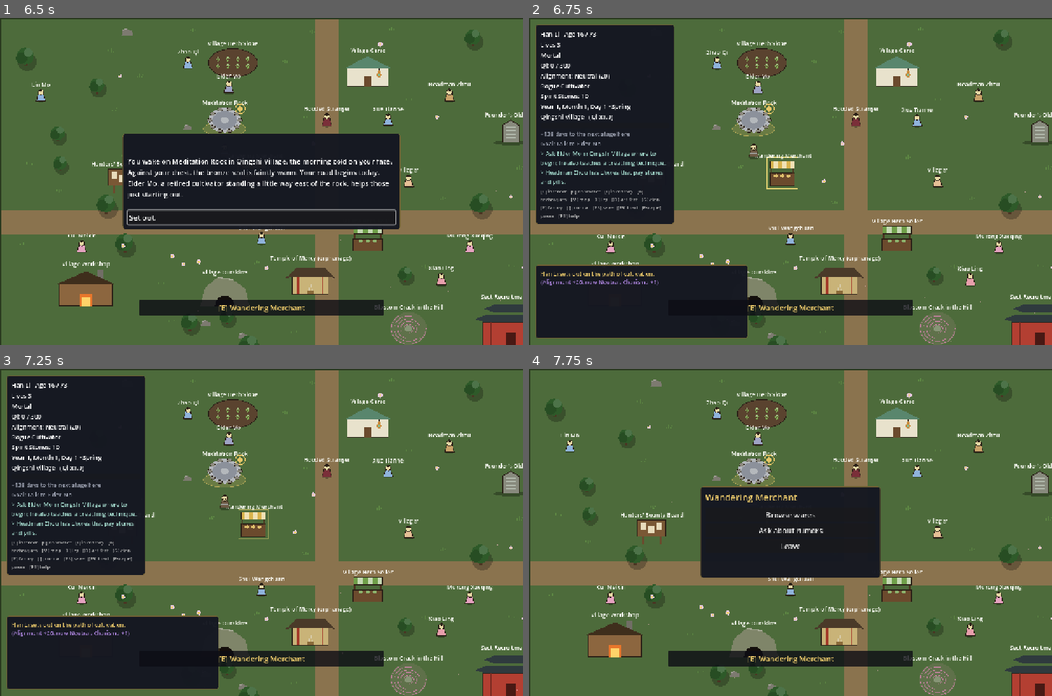
Above: before the commit, frames 1-4 (two rows, left to right).
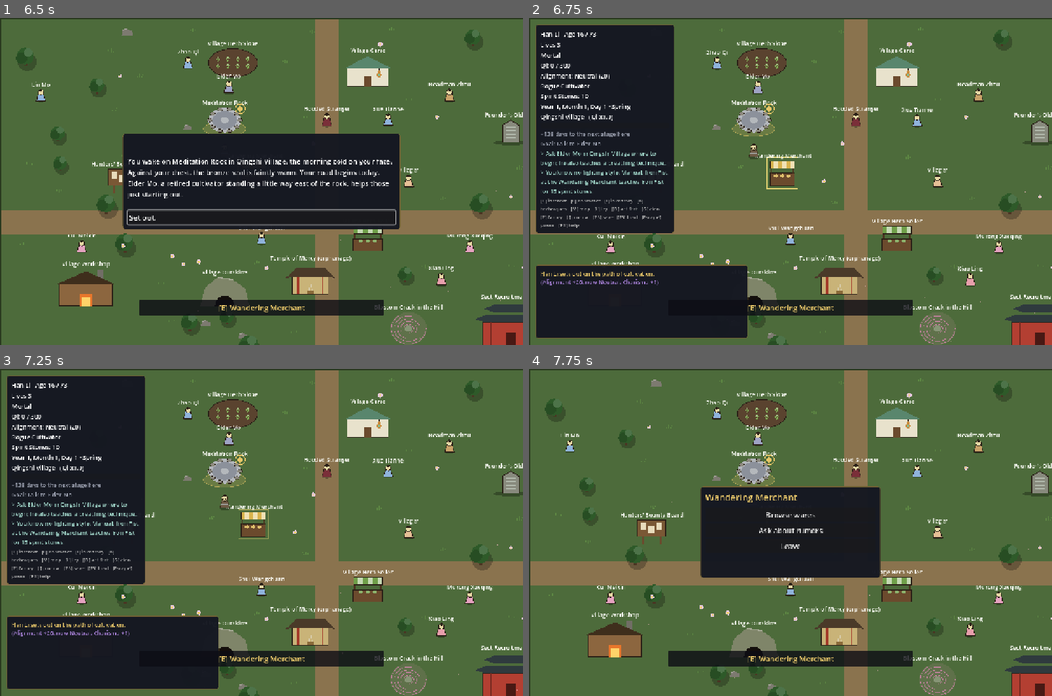
Above: after the commit, the same moments.

Repository: samridghimire/cultivation-game
Game: Godot game, scene res://src/ui/main_menu.tscn
Same seed, same stepped clock (60 frames per second), same inputs: the game is played once before the commit and once after it.
Inputs (mouse positions are in pixels of both pictures, inside the frame that each line leads up to):
- Up to frame 1 (6.5 s): click "New Game" at 0.5 s; click "Begin" at 1.25 s; click "Reach for it." at 2 s; click "Protect those who cannot prot…" at 2.75 s; click "What are you?" at 3.5 s; click "Why me?" at 4.25 s; click "What are you?" at 5 s; click "..." at 5.75 s
- Up to frame 2 (6.75 s): click "Set out." at 6.5 s
- Up to frame 3 (7.25 s): no input
- Up to frame 4 (7.75 s): tap Enter at 7.25 s; move the mouse to (905, 516) at 7.27 s; hold D (move_right) from 7.28 s (still down); hold E (interact) from 7.28 s (still down); click (905, 516) at 7.42 s; tap H at 7.55 s

Frame 1 is identical in both runs. In frame 2, 1.6% of the frame differs, in the area x 1-28%, y 46-66%; in frame 3, 1.6%; in frame 4, nothing differs.

Commit message:
[GUIDE-019] Your first fighting style
Guidance.first_combat_manual/first_combat_hint name the cheapest combat manual a
merchant in the region sells; the hint survives the breathing technique and Combat.loss_advice
says when no fighting style is known.

Follow-ups: MENTOR-003 can reuse first_combat_hint.

Co-Authored-By: Claude Sonnet 5.5 <noreply@anthropic.com>
Claude-Session: https://claude.ai/code/session_01E9jRCQ9NPDhhofQMxmaW42

Diff:
--- a/src/core/systems/combat.gd
+++ b/src/core/systems/combat.gd
@@ -338,6 +338,14 @@
 		advice = "You barely scratch %s: a better weapon or training your attack technique would help." % foe
 	else:
 		advice = "%s was the stronger fighter today; practice your techniques and come back." % foe_cap
+	var knows_combat := false
+	for tech_id in c.techniques:
+		var tech: TechniqueDef = data.techniques.get(tech_id)
+		if tech != null and tech.kind == "combat":
+			knows_combat = true
+			break
+	if not knows_combat:
+		advice += " You know no fighting style yet; a technique manual would help."
 	for item_id in c.inventory:
 		if c.item_count(item_id) > 0 and CombatTalismans.is_combat_talisman(data, item_id) and not c.readied_talismans.has(item_id):
 			advice += " Readied talismans can turn a fight."
--- a/src/core/systems/guidance.gd
+++ b/src/core/systems/guidance.gd
@@ -70,8 +70,12 @@
 			out.append(delivery)
 	if c.professions.is_empty():
 		out.append("Work at a workshop to learn a profession and earn spirit stones.")
-	if c.techniques.is_empty() and c.realm_index > NEWCOMER_MAX_REALM:
-		out.append(TECHNIQUE_HINT)
+	if c.realm_index > NEWCOMER_MAX_REALM:
+		var fighting := first_combat_hint(c, data, region_id)
+		if fighting != "":
+			out.append(fighting)
+		elif c.techniques.is_empty():
+			out.append(TECHNIQUE_HINT)
 	for hint in [_dao_hint(c, data), _abode_hint(c, data), _family_hint(c, data, people)]:
 		if hint != "":
 			out.append(hint)
@@ -590,6 +594,51 @@
 	return ""
 
 
+## The cheapest combat-technique manual `c` could learn (GUIDE-019), or {} when
+## they already know a combat technique. Prefers a merchant in `region_id`
+## ({item, technique, merchant, price}); else the cheapest manual with any known
+## source ({item, technique, merchant: "", price, source}).
+static func first_combat_manual(c: CharacterData, data: GameData, region_id: String) -> Dictionary:
+	for tech_id in c.techniques:
+		var known: TechniqueDef = data.techniques.get(tech_id)
+		if known != null and known.kind == "combat":
+			return {}
+	var best: Dictionary = {}
+	var places: Array = data.regions.get(region_id, {}).get("places", [])
+	var anywhere: Dictionary = {}
+	for tech: TechniqueDef in data.techniques.values():
+		if tech.kind != "combat" or tech.manual_item == "" or not data.items.has(tech.manual_item):
+			continue
+		if data.realm_index_of(tech.min_realm) > c.realm_index:
+			continue
+		var item: Dictionary = data.items[tech.manual_item]
+		var price := int(item.get("price", 0))
+		for place: Dictionary in places:
+			if place.get("type", "") != "merchant":
+				continue
+			if c.alignment < int(place.get("min_alignment", -1000000)) or c.alignment > int(place.get("max_alignment", 1000000)):
+				continue
+			if not Items.merchant_sells(data, item, place.get("stock_tags", []), int(place.get("max_price", 0))):
+				continue
+			if best.is_empty() or price < int(best["price"]) or (price == int(best["price"]) and tech.manual_item < String(best["item"])):
+				best = {"item": tech.manual_item, "technique": tech.id, "merchant": String(place.get("display_name", "a merchant")), "price": price}
+		if Items.has_known_source(data, tech.manual_item):
+			if anywhere.is_empty() or price < int(anywhere["price"]) or (price == int(anywhere["price"]) and tech.manual_item < String(anywhere["item"])):
+				anywhere = {"item": tech.manual_item, "technique": tech.id, "merchant": "", "price": price, "source": Items.sources(data, tech.manual_item)[0]}
+	return best if not best.is_empty() else anywhere
+
+
+## "You know no fighting style..." naming where to get one, or "" (GUIDE-019).
+static func first_combat_hint(c: CharacterData, data: GameData, region_id: String) -> String:
+	var found := first_combat_manual(c, data, region_id)
+	if found.is_empty():
+		return ""
+	var manual: String = data.items[found["item"]]["name"]
+	if String(found["merchant"]) != "":
+		return "You know no fighting style. %s at the %s teaches %s for %d spirit stones." % [manual, found["merchant"], data.techniques[found["technique"]].name, int(found["price"])]
+	return "You know no fighting style. Look for the %s (%s)." % [manual, found["source"]]
+
+
 ## First-steps pointers for Mortal and Qi Refining players, most useful first.
 static func _newcomer_hints(c: CharacterData, data: GameData, flags: Dictionary, region_id: String) -> PackedStringArray:
 	var out: PackedStringArray = []
@@ -610,6 +659,9 @@
 			if c.item_count(item_id) > 0 and float(fx.get("qi", 0.0)) > 0.0 and not harmful:
 				out.append("Use your %s (Inventory, I) to gather qi at once." % item["name"])
 				break
+	var fighting := first_combat_hint(c, data, region_id)
+	if fighting != "":
+		out.append(fighting)
 	if region_id == CHORE_REGION:
 		for deed: Dictionary in data.deeds.values():
 			if String(deed["id"]).begins_with("chore_") and not flags.get(String(deed.get("blocked_by_flag", "")), false):
--- a/tests/unit/test_combat.gd
+++ b/tests/unit/test_combat.gd
@@ -303,3 +303,13 @@
 	var cases := [[0.95, "Weak"], [0.9, "Weak"], [0.8, "Even"], [0.7, "Even"], [0.6, "Risky"], [0.5, "Risky"], [0.3, "Dangerous"], [0.15, "Dangerous"], [0.1, "Deadly"]]
 	for pair: Array in cases:
 		assert_eq(Combat.label_for_chance(pair[0]), pair[1], "chance %s" % pair[0])
+
+
+func test_loss_advice_mentions_missing_fighting_style() -> void:
+	var c := new_character()
+	var lost := {"victory": false, "draw": false, "escaped": false}
+	var foe := _foe("mortal", 0, 0, 0, 0)
+	c.techniques = {}
+	assert_true(Combat.loss_advice(c, data(), foe, lost).contains("no fighting style"))
+	c.techniques = {"iron_fist": {"level": 1, "xp": 0.0}}
+	assert_false(Combat.loss_advice(c, data(), foe, lost).contains("no fighting style"))
--- a/tests/unit/test_guidance.gd
+++ b/tests/unit/test_guidance.gd
@@ -289,7 +289,8 @@
 	c.techniques["azure_cloud_heart_sutra"] = {"level": 1, "xp": 0.0}
 	var hints := Guidance.hints(c, data(), 1.0, 20)
 	assert_true(_has(hints, "you know the Azure Cloud Heart Sutra"))
-	assert_false(_has(hints, "Look for the"))
+	for h in hints:
+		assert_false(h.contains("Look for the") and not h.contains("no fighting style"), h)
 
 
 func test_method_hint_warns_before_outgrowing_and_is_absent_when_fine() -> void:
@@ -926,3 +927,36 @@
 	assert_false(_has(capped, "Your name is"), "at most two waiting lines")
 	c.bounty = {}
 	assert_true(_has(Guidance.recap(c, data(), {}, 100, "qingshi_village"), "Your name is"))
+
+
+func test_first_combat_manual_names_the_merchant_and_survives_breathing() -> void:
+	var c := _fresh()
+	c.techniques = {}
+	var d := data()
+	var found := Guidance.first_combat_manual(c, d, "qingshi_village")
+	assert_eq(found.get("item", ""), "manual_iron_fist")
+	assert_eq(found.get("merchant", ""), "Wandering Merchant")
+	assert_eq(found.get("price", 0), 15)
+	var hint := Guidance.first_combat_hint(c, d, "qingshi_village")
+	assert_true(hint.contains("Wandering Merchant") and hint.contains("15 spirit stones"), hint)
+	c.techniques = {"basic_breathing": {"level": 1, "xp": 0.0}}
+	assert_true(Guidance.first_combat_hint(c, d, "qingshi_village") != "")
+	assert_true(_has(Guidance.hints(c, d, 1.0, 5, {}, {Guidance.ELDER_MO_FLAG: true}, "qingshi_village"), "no fighting style"))
+	c.techniques["iron_fist"] = {"level": 1, "xp": 0.0}
+	assert_true(Guidance.first_combat_manual(c, d, "qingshi_village").is_empty())
+	assert_eq(Guidance.first_combat_hint(c, d, "qingshi_village"), "")
+
+
+func test_first_combat_hint_default_limit_for_fresh_player() -> void:
+	var c := _fresh()
+	c.techniques = {}
+	assert_true(_has(Guidance.hints(c, data(), 1.0, 5, {}, {}, "qingshi_village"), "no fighting style"))
+
+
+func test_first_combat_hint_falls_back_to_a_source() -> void:
+	var c := _fresh()
+	c.techniques = {}
+	var found := Guidance.first_combat_manual(c, data(), "")
+	assert_false(found.is_empty())
+	assert_eq(found["merchant"], "")
+	assert_true(Guidance.first_combat_hint(c, data(), "").contains("Look for the"))
